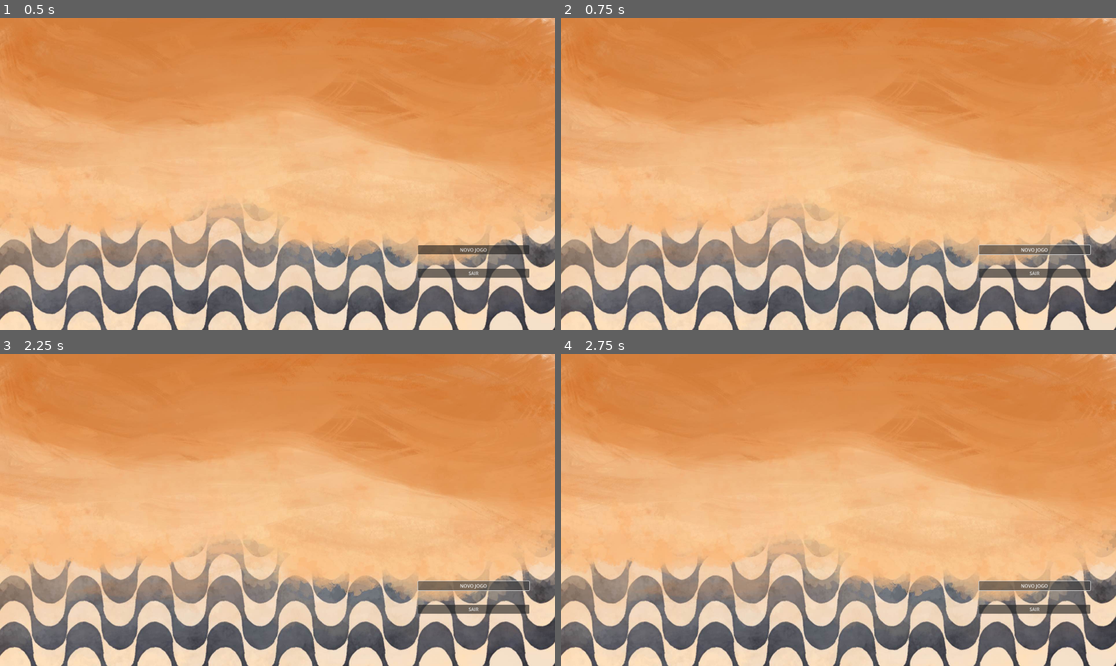
Above: before the commit, frames 1-4 (two rows, left to right).
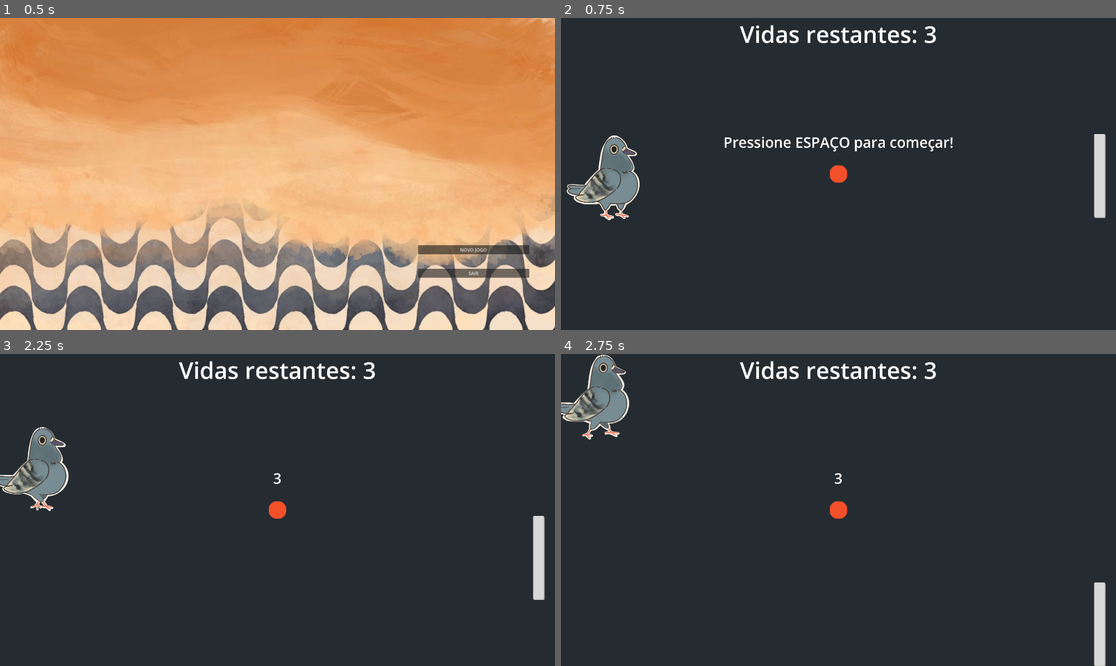
Above: after the commit, the same moments.

Repository: l-terra/pong-game-jam
Game: Godot game, scene res://TitleScreen/login.tscn
Same seed, same stepped clock (60 frames per second), same inputs: the game is played once before the commit and once after it. The project has no main scene, so this scene is started directly.
Inputs (mouse positions are in pixels of both pictures, inside the frame that each line leads up to):
- Up to frame 1 (0.5 s): no input
- Up to frame 2 (0.75 s): click "NOVO JOGO" at 0.5 s
- Up to frame 3 (2.25 s): click (471, 584) at 1.25 s, where only the run before the commit has a clickable "NOVO JOGO"; tap Space (space) at 2 s; hold W (up) from 2.03 s (still down); hold Down (down2) from 2.03 s (still down)
- Up to frame 4 (2.75 s): keep holding W (up); keep holding Down (down2)

Frame 1 is identical in both runs. In frame 2, 100% of the frame differs, in the area x 0-100%, y 0-100%; in frame 3, 100%; in frame 4, 100%.

Commit message:
first pongo implementation

Diff:
--- a/Ball/Ball.tscn
+++ b/Ball/Ball.tscn
@@ -8,7 +8,8 @@
 
 [node name="Ball" type="CharacterBody2D" groups=["BallGroup"]]
 position = Vector2(960, 540)
-motion_mode = 1
+slide_on_ceiling = false
+wall_min_slide_angle = 3.14159
 safe_margin = 10.036
 script = ExtResource("1_j1urs")
 
--- a/Level/level.tscn
+++ b/Level/level.tscn
@@ -118,8 +118,6 @@
 
 [node name="Ball" parent="." instance=ExtResource("2_bo0fk")]
 collision_layer = 3
-motion_mode = 0
-slide_on_ceiling = false
 wall_min_slide_angle = 0.0
 floor_stop_on_slope = false
 metadata/_edit_group_ = true
--- a/Player/player.gd
+++ b/Player/player.gd
@@ -1,6 +1,8 @@
 extends CharacterBody2D
 
 const SPEED := 800.0
+
+@onready var animation := $AnimatedSprite2D as AnimatedSprite2D
 
 # Funcao que retorna a direcao vertical com base nas teclas pressionadas
 func getYDir() -> float:
@@ -13,3 +15,10 @@
 	velocity = dir * SPEED
 	# Move o personagem de acordo com a velocidade calculada
 	move_and_slide()
+
+	# Quando esta parado -> toca animacao 'idle'
+	# Quando nao esta parado -> toca animacao 'walking'
+	if dir == Vector2.ZERO:
+		animation.play("idle")
+	else:
+		animation.play("walking")
--- a/Player/player.tscn
+++ b/Player/player.tscn
@@ -1,10 +1,60 @@
-[gd_scene load_steps=4 format=3 uid="uid://dmk46xjybx1c1"]
+[gd_scene load_steps=9 format=3 uid="uid://dmk46xjybx1c1"]
 
-[ext_resource type="Texture2D" uid="uid://bmleffn0fpt0k" path="res://assets/Paddle.png" id="1_46a6x"]
 [ext_resource type="Script" path="res://Player/player.gd" id="1_kopnq"]
+[ext_resource type="Texture2D" uid="uid://blwiajupn2naa" path="res://assets/Pombo02.png" id="3_cwvt0"]
 
-[sub_resource type="RectangleShape2D" id="RectangleShape2D_7ed7h"]
-size = Vector2(40, 290)
+[sub_resource type="AtlasTexture" id="AtlasTexture_m01g4"]
+atlas = ExtResource("3_cwvt0")
+region = Rect2(1280, 0, 640, 1076)
+
+[sub_resource type="AtlasTexture" id="AtlasTexture_ppd38"]
+atlas = ExtResource("3_cwvt0")
+region = Rect2(0, 0, 480, 1080)
+
+[sub_resource type="AtlasTexture" id="AtlasTexture_5tbmy"]
+atlas = ExtResource("3_cwvt0")
+region = Rect2(0, 0, 514, 1080)
+
+[sub_resource type="AtlasTexture" id="AtlasTexture_4kkn6"]
+atlas = ExtResource("3_cwvt0")
+region = Rect2(463, 0, 463, 1080)
+
+[sub_resource type="AtlasTexture" id="AtlasTexture_e4y7h"]
+atlas = ExtResource("3_cwvt0")
+region = Rect2(902, 0, 451, 1080)
+
+[sub_resource type="SpriteFrames" id="SpriteFrames_vhi7k"]
+animations = [{
+"frames": [{
+"duration": 1.0,
+"texture": SubResource("AtlasTexture_m01g4")
+}],
+"loop": true,
+"name": &"hit",
+"speed": 5.0
+}, {
+"frames": [{
+"duration": 1.0,
+"texture": SubResource("AtlasTexture_ppd38")
+}],
+"loop": true,
+"name": &"idle",
+"speed": 5.0
+}, {
+"frames": [{
+"duration": 1.0,
+"texture": SubResource("AtlasTexture_5tbmy")
+}, {
+"duration": 1.0,
+"texture": SubResource("AtlasTexture_4kkn6")
+}, {
+"duration": 1.0,
+"texture": SubResource("AtlasTexture_e4y7h")
+}],
+"loop": true,
+"name": &"walking",
+"speed": 10.0
+}]
 
 [node name="Player1" type="CharacterBody2D"]
 position = Vector2(60, 540)
@@ -12,14 +62,16 @@
 motion_mode = 1
 wall_min_slide_angle = 0.0
 script = ExtResource("1_kopnq")
-metadata/_edit_group_ = true
 
-[node name="Sprite2D" type="Sprite2D" parent="."]
-position = Vector2(180, 102)
-scale = Vector2(1.30645, 2.40496)
-texture = ExtResource("1_46a6x")
-offset = Vector2(-134.142, -39.7096)
+[node name="CollisionPolygon2D" type="CollisionPolygon2D" parent="."]
+position = Vector2(159, 6.5)
+scale = Vector2(1.33696, 1.08469)
+polygon = PackedVector2Array(10.4715, -13.3679, 14.9593, -36.416, 5.9837, -53.9326, 2.24388, -61.308, 17.9511, -64.9957, 22.4389, -71.4492, 19.4471, -77.9027, 11.9674, -86.2, 2.99185, -88.9658, -1.49593, -95.4193, -5.98372, -103.717, -7.47964, -110.17, -9.72353, -117.545, -16.4552, -122.155, -23.9348, -126.765, -32.9104, -128.609, -40.39, -128.609, -47.8697, -128.609, -53.8534, -122.155, -57.5932, -112.014, -65.0728, -86.2, -70.3086, -68.6834, -71.8045, -43.7914, -77.0403, -26.2749, -85.2679, -4.14868, -91.9995, 44.7134, -85.2679, 79.7465, -75.5443, 87.1219, -70.3086, 102.795, -68.0647, 117.545, -71.8045, 125.843, -52.3575, 135.062, -32.9104, 138.75, -26.9267, 129.531, -8.2276, 137.828, 2.24388, 131.374, 1.49593, 119.389, -12.7154, 112.014, -8.97557, 96.3412, 8.97556, 80.6685, 22.4389, 64.0738, 30.6665, 41.9476, 26.1787, 15.2117, 23.1869, -1.3829)
 
-[node name="CollisionShape2D" type="CollisionShape2D" parent="."]
-position = Vector2(4.25, 6.5)
-shape = SubResource("RectangleShape2D_7ed7h")
+[node name="AnimatedSprite2D" type="AnimatedSprite2D" parent="."]
+position = Vector2(57, 31)
+scale = Vector2(0.770833, 0.770833)
+sprite_frames = SubResource("SpriteFrames_vhi7k")
+animation = &"walking"
+
+[node name="AnimationPlayer" type="AnimationPlayer" parent="."]
--- /dev/null
+++ b/TitleScreen/login.gd
@@ -0,0 +1,16 @@
+extends Control
+
+
+func _ready() -> void:
+	pass # Replace with function body.
+
+
+
+func _process(delta: float) -> void:
+	pass
+#Faz com que os butoes de novo jogo começe o jogo na cena level
+func _on_novo_jogo_pressed() -> void:
+	get_tree().change_scene_to_file("res://Level/level.tscn")
+#Faz com que saia do jogo
+func _on_sair_pressed() -> void:
+	get_tree().quit()
--- a/TitleScreen/login.tscn
+++ b/TitleScreen/login.tscn
@@ -1,6 +1,6 @@
 [gd_scene load_steps=3 format=3 uid="uid://dh3ljlcu7yaus"]
 
-[ext_resource type="Script" path="res://Level/login.gd" id="1_4nq74"]
+[ext_resource type="Script" path="res://TitleScreen/login.gd" id="1_4nq74"]
 [ext_resource type="Texture2D" uid="uid://fihu6dm8x47h" path="res://assets/Praia_Jogo.jpg" id="2_tytem"]
 
 [node name="Login" type="Control"]
@@ -11,6 +11,7 @@
 script = ExtResource("1_4nq74")
 
 [node name="TextureRect2" type="TextureRect" parent="."]
+layout_mode = 0
 offset_right = 40.0
 offset_bottom = 40.0
 texture = ExtResource("2_tytem")
